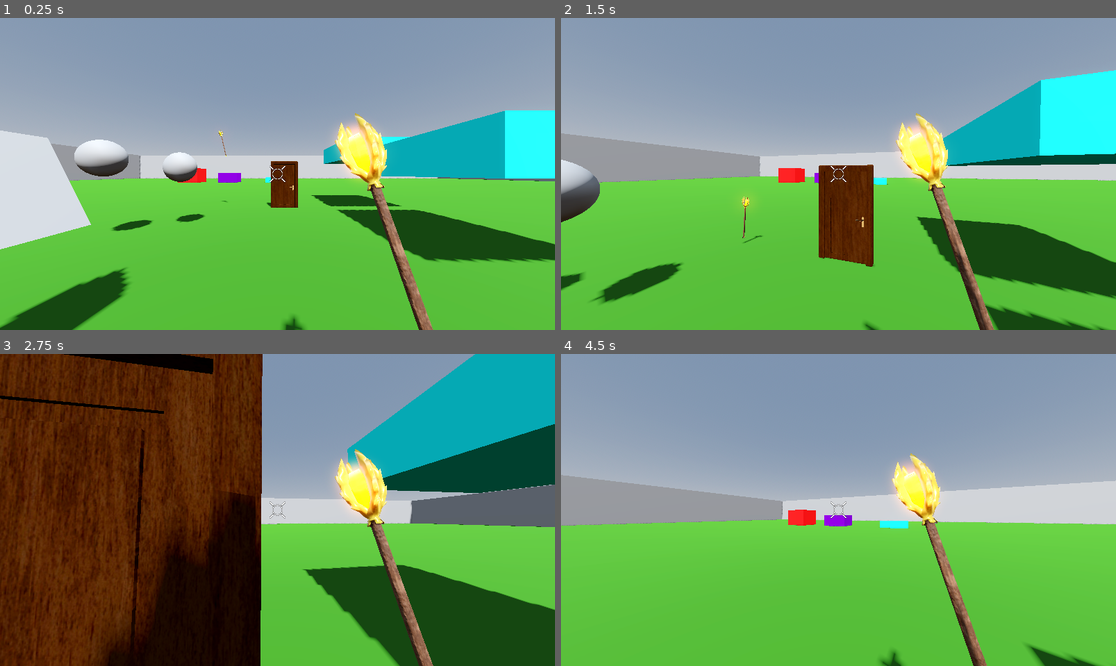
Above: before the commit, frames 1-4 (two rows, left to right).
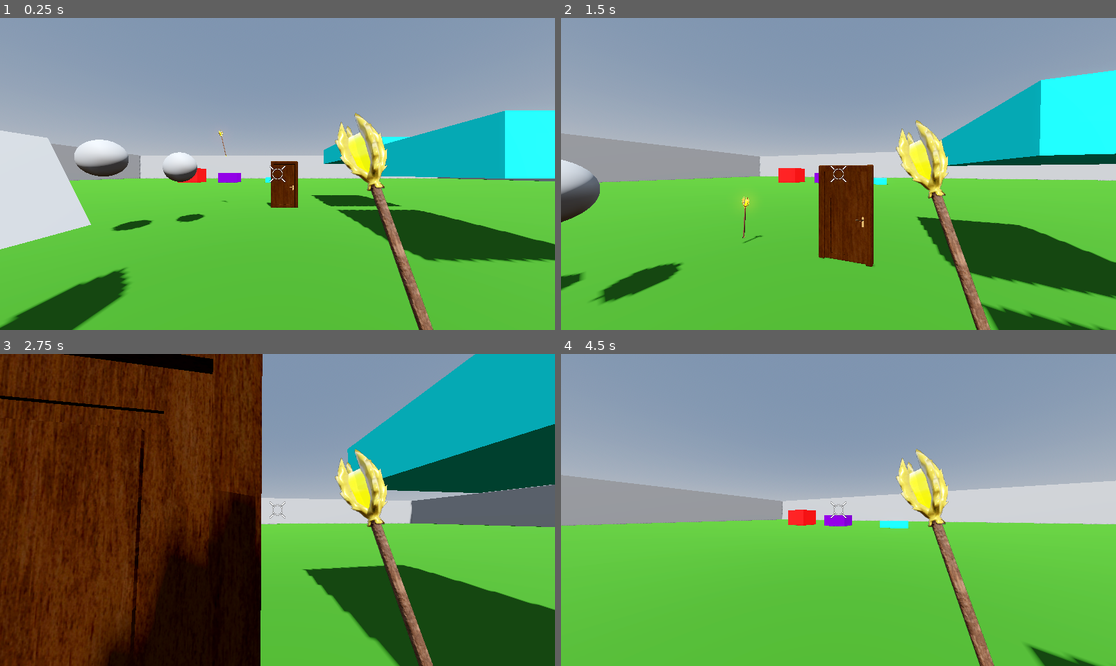
Above: after the commit, the same moments.

Repository: lestercantor/godot-3d-practice
Game: Godot game, scene res://World/world.tscn
Two runs of this game, one before a commit and one after it. Both use one fixed random seed, a clock stepped at 60 frames per second and the inputs below.
Inputs (mouse positions are in pixels of both pictures, inside the frame that each line leads up to):
- Up to frame 1 (0.25 s): no input
- Up to frame 2 (1.5 s): move the mouse to (866, 174) at 0.52 s; hold E (Interact) 0.53-1.28 s; hold W (up) from 0.53 s (still down); tap Space (jump) at 0.77 s; move the mouse to (810, 174) at 1.27 s; tap Ctrl (crouch) at 1.35 s
- Up to frame 3 (2.75 s): keep holding W (up); tap Space (jump) at 1.52 s; move the mouse to (288, 503) at 2.02 s; hold Shift (sprint) from 2.03 s (still down)
- Up to frame 4 (4.5 s): keep holding W (up); move the mouse to (832, 516) at 2.77 s; release Shift (sprint) at 2.78 s; tap E (Interact) at 2.85 s; tap Space (jump) at 3.02, 3.77 s; move the mouse to (877, 513) at 3.52 s; hold Ctrl (crouch) 3.53-4.28 s; move the mouse to (794, 506) at 4.27 s; tap Shift (sprint) at 4.35 s

The runs differ from the first frame. In frame 1, 1.1% of the frame differs, in the area x 50-79%, y 30-100%; in frame 2, 2.5%; in frame 3, 0.9%; in frame 4, 3.1%, in the area x 57-79%, y 30-100%.

Commit message:
testing with weapon model culling

Diff:
--- a/Entity/Player/player.gd
+++ b/Entity/Player/player.gd
@@ -4,10 +4,11 @@
 @export var sensitivity: float = 0.3
 
 @onready var head: Node3D = $head
-@onready var player_camera: Camera3D = $head/Camera3D
+@onready var player_camera: Camera3D = $head/MainCam
 @onready var collision_shape: CapsuleShape3D = $PlayerCapsule.get_shape()
 @onready var animation_player: AnimationPlayer = $AnimationPlayer
 @onready var cmc: CustomMovementComponent = $CustomMovementComponent
+@onready var weapon_camera: Camera3D = $head/WeaponManager/Staff_Whole/SubViewportContainer/SubViewport/WeaponCamera
 
 # Changing FOV variables
 var base_fov: float = 90
@@ -20,6 +21,9 @@
 func _ready() -> void:
 	player_camera.set_fov(base_fov)
 	Input.set_mouse_mode(Input.MOUSE_MODE_CAPTURED)
+
+func _process(delta: float) -> void:
+	weapon_camera.global_transform = player_camera.global_transform
 
 func _physics_process(delta: float) -> void:
 	# Check if the player starts or stops moving
--- a/Entity/Player/player.tscn
+++ b/Entity/Player/player.tscn
@@ -111,7 +111,8 @@
 [node name="head" type="Node3D" parent="."]
 transform = Transform3D(1, 0, 0, 0, 1, 0, 0, 0, 1, 0, 0.8, 0)
 
-[node name="Camera3D" type="Camera3D" parent="head"]
+[node name="MainCam" type="Camera3D" parent="head"]
+cull_mask = 1048063
 fov = 90.0
 
 [node name="InteractionRay" parent="head" instance=ExtResource("2_8cbfn")]
@@ -121,6 +122,24 @@
 transform = Transform3D(0.986176, -0.153593, -0.0621802, 0.16521, 0.940293, 0.29758, 0.0127615, -0.303739, 0.95267, 0.515633, -0.406104, -0.622459)
 
 [node name="Staff_Whole" parent="head/WeaponManager" instance=ExtResource("2_burgm")]
+
+[node name="SubViewportContainer" type="SubViewportContainer" parent="head/WeaponManager/Staff_Whole"]
+anchors_preset = 15
+anchor_right = 1.0
+anchor_bottom = 1.0
+grow_horizontal = 2
+grow_vertical = 2
+
+[node name="SubViewport" type="SubViewport" parent="head/WeaponManager/Staff_Whole/SubViewportContainer"]
+transparent_bg = true
+handle_input_locally = false
+size = Vector2i(1152, 648)
+render_target_update_mode = 4
+
+[node name="WeaponCamera" type="Camera3D" parent="head/WeaponManager/Staff_Whole/SubViewportContainer/SubViewport"]
+transform = Transform3D(1, 0, 0, 0, 1, 0, 0, 0, 1, 0, 0.8, 0)
+cull_mask = 512
+fov = 90.0
 
 [node name="CustomMovementComponent" type="Node" parent="." node_paths=PackedStringArray("actor", "uncrouch_space")]
 script = ExtResource("2_y4nyf")
--- a/Interactables/Interactable Objects/staff test/World_Magic_Staff.tscn
+++ b/Interactables/Interactable Objects/staff test/World_Magic_Staff.tscn
@@ -62,7 +62,18 @@
 [node name="Staff_Whole" parent="." instance=ExtResource("2_qayuo")]
 transform = Transform3D(0.984808, -0.173648, 0, 0.17101, 0.969846, 0.173648, -0.0301537, -0.17101, 0.984808, 0, 0, 0)
 
+[node name="Object_4" parent="Staff_Whole/Embelishments_0" index="0"]
+layers = 1
+
+[node name="Object_6" parent="Staff_Whole/Crystal_1" index="0"]
+layers = 1
+
+[node name="Object_8" parent="Staff_Whole/Pole_2" index="0"]
+layers = 1
+
 [node name="AnimationPlayer" type="AnimationPlayer" parent="."]
 libraries = {
 "": SubResource("AnimationLibrary_yla6q")
 }
+
+[editable path="Staff_Whole"]
--- a/Weapons/Ranged Weapons/weapon staff test/Weapon_Magic_Staff.tscn
+++ b/Weapons/Ranged Weapons/weapon staff test/Weapon_Magic_Staff.tscn
@@ -140,6 +140,7 @@
 transform = Transform3D(0.139, 0, 0, 0, 0.07, 0, 0, 0, 0.139, 0, 0, 0)
 
 [node name="Object_4" type="MeshInstance3D" parent="Embelishments_0"]
+layers = 512
 mesh = SubResource("ArrayMesh_50iq6")
 skeleton = NodePath("")
 
@@ -147,6 +148,7 @@
 transform = Transform3D(0.139, 0, 0, 0, 0.07, 0, 0, 0, 0.139, 0, 0, 0)
 
 [node name="Object_6" type="MeshInstance3D" parent="Crystal_1"]
+layers = 512
 mesh = SubResource("ArrayMesh_8pfoy")
 skeleton = NodePath("")
 
@@ -154,5 +156,6 @@
 transform = Transform3D(0.139, 0, 0, 0, 0.07, 0, 0, 0, 0.139, 0, 0, 0)
 
 [node name="Object_8" type="MeshInstance3D" parent="Pole_2"]
+layers = 512
 mesh = SubResource("ArrayMesh_kabck")
 skeleton = NodePath("")
--- a/project.godot
+++ b/project.godot
@@ -14,6 +14,10 @@
 run/main_scene="res://World/world.tscn"
 config/features=PackedStringArray("4.3", "Forward Plus")
 config/icon="res://icon.svg"
+
+[display]
+
+window/layer_10=""
 
 [input]
 
@@ -65,6 +69,7 @@
 
 [layer_names]
 
+3d_render/layer_10="Viewport Weapon"
 3d_physics/layer_1="World"
 3d_physics/layer_2="Player"
 3d_physics/layer_3="Interactable"
